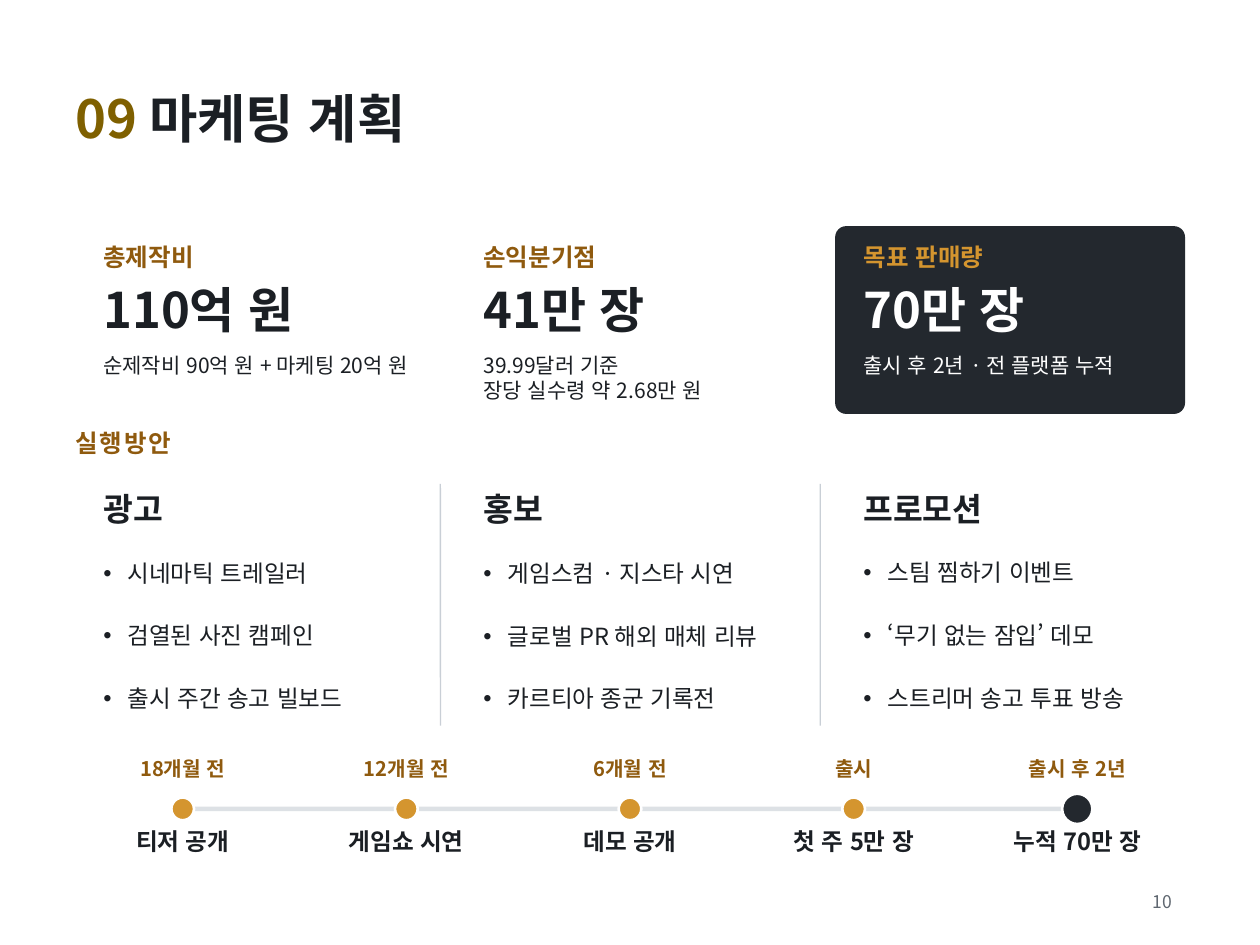
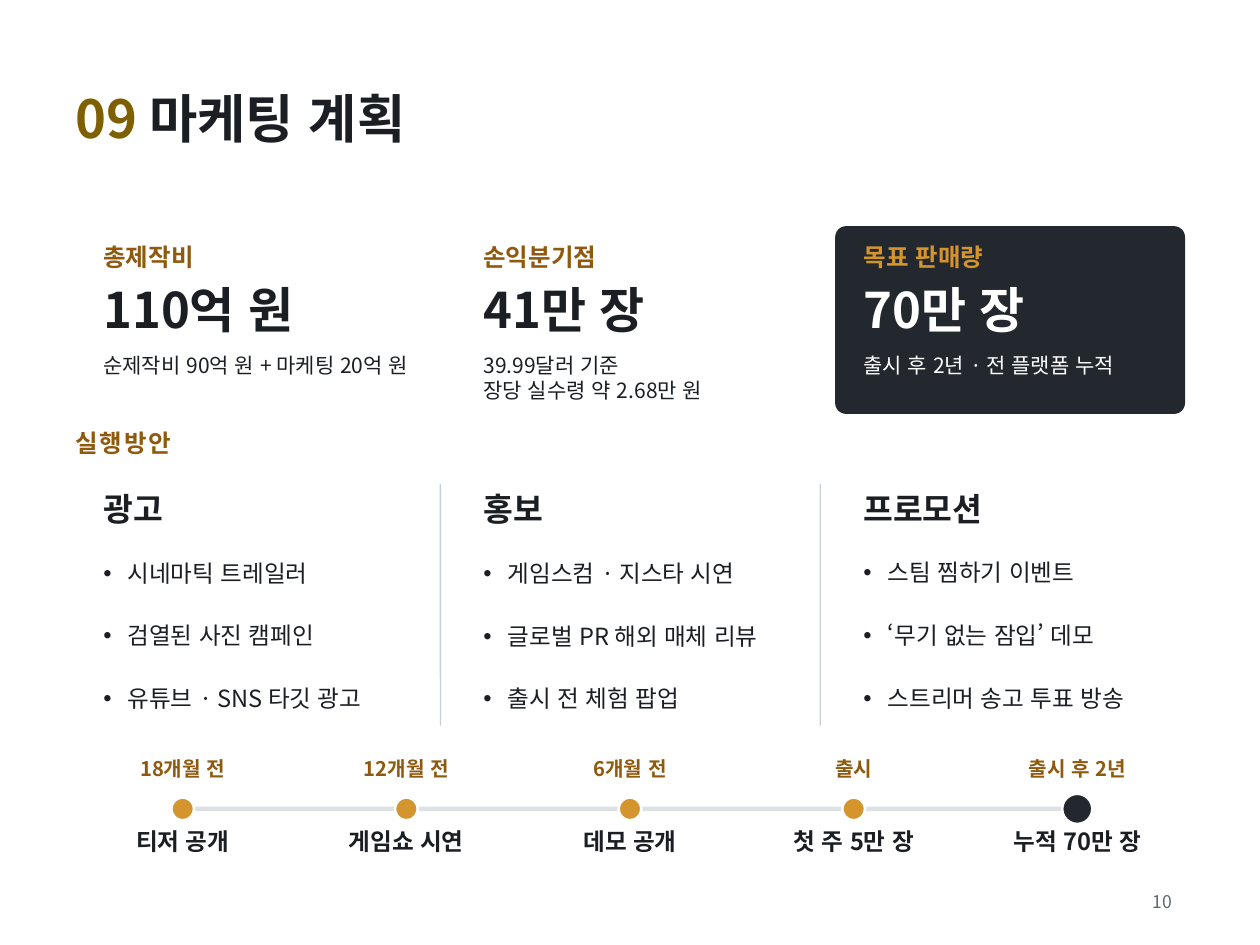
Before and after one commit to golgold/unitybasic, a slide deck: slide 10 of 기획/김민우_게임_FRAME UNDER FIRE.pptx. Drawn at 1260x945 pixels with LibreOffice and Linux fonts; fonts in the diff are those of the drawing. Boxes give left, top, right and bottom in pixels: in the first picture for what was removed or moved away, otherwise in the second. Text is boxed around its words. In the diff, an @@ line names an element or a change of style, - is before the commit and + after.

```diff
--- a/기획/김민우_게임_FRAME UNDER FIRE.pptx
+++ b/기획/김민우_게임_FRAME UNDER FIRE.pptx
@@ text at (128,687,361,709): text changed @@
-• 출시 주간 송고 빌보드
+• 유튜브 · SNS 타깃 광고
@@ text at (508,687,679,709): text changed @@
-• 카르티아 종군 기록전
+• 출시 전 체험 팝업
```
Also in this commit, not shown: 2 other files.
